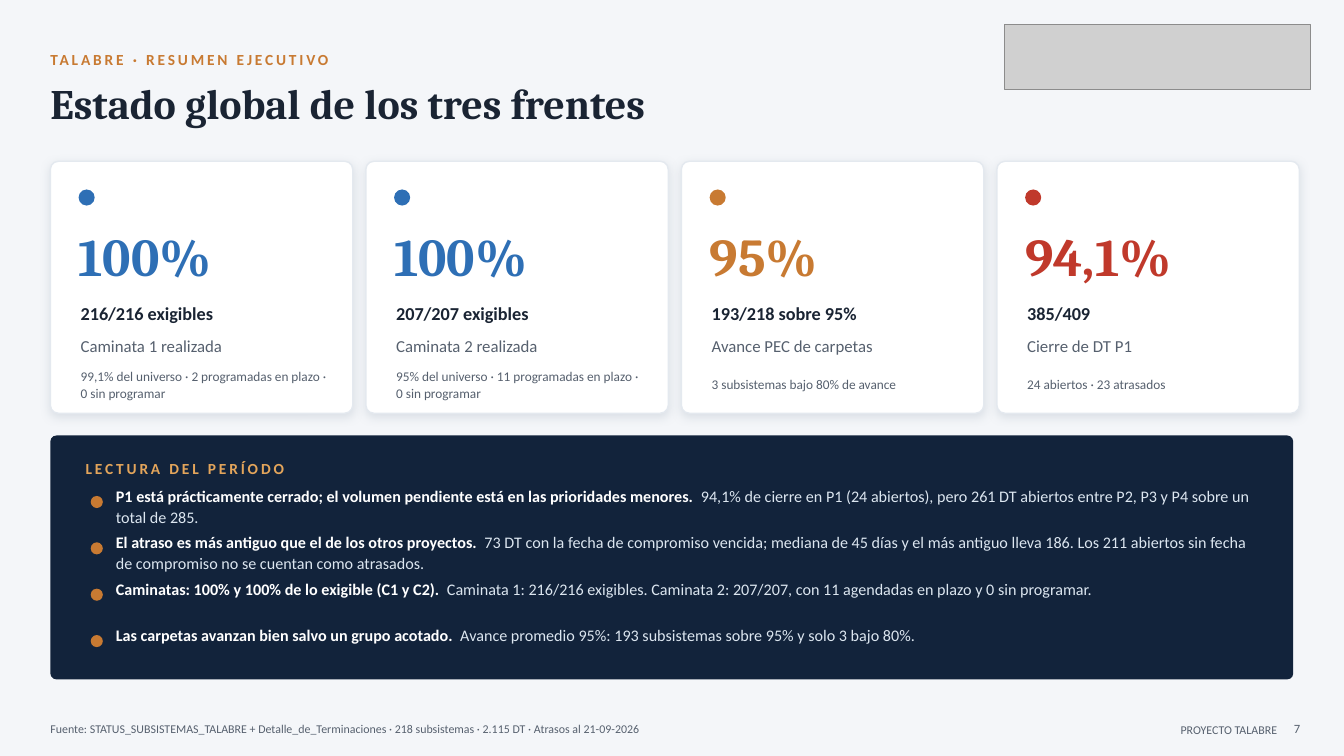
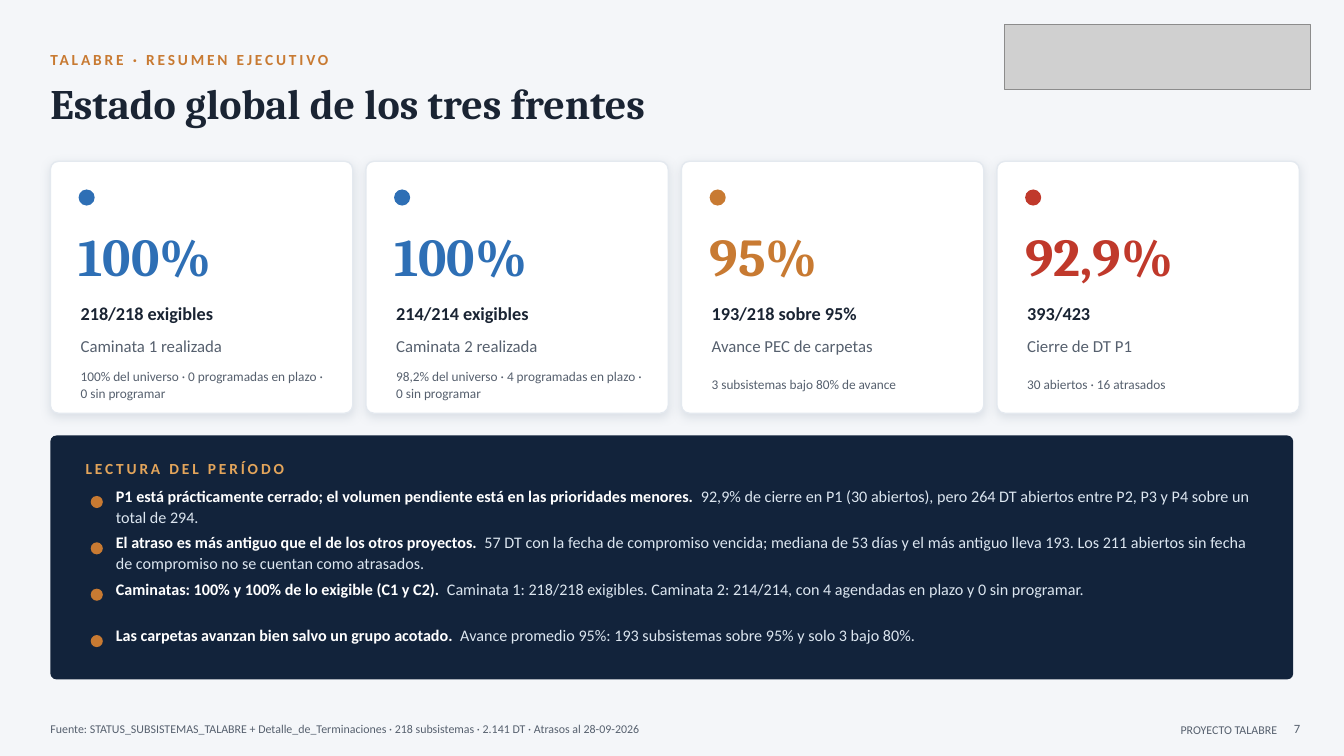
Before and after one commit to tdkvalex/Dashboard-HSEQ, a slide deck: slide 7 of panel_control_TOP_P1/Panel_Control_TOP_P1.pptx. Drawn at 1344x756 pixels with LibreOffice and Linux fonts; fonts in the diff are those of the drawing; grey boxes stand for pictures. Boxes give left, top, right and bottom in pixels: in the first picture for what was removed or moved away, otherwise in the second. Text is boxed around its words. In the diff, an @@ line names an element or a change of style, - is before the commit and + after.

```diff
--- a/panel_control_TOP_P1/Panel_Control_TOP_P1.pptx
+++ b/panel_control_TOP_P1/Panel_Control_TOP_P1.pptx
@@ text at <box>1025,240,1173,284</box>: text changed @@
-94,1%
+92,9%
@@ text at <box>81,307,213,323</box>: text changed @@
-216/216 exigibles
+218/218 exigibles
@@ text at <box>396,307,528,323</box>: text changed @@
-207/207 exigibles
+214/214 exigibles
@@ text at <box>1027,307,1090,321</box>: text changed @@
-385/409
+393/423
@@ text at <box>81,372,316,401</box>: text changed @@
-99,1% del universo · 2 programadas en plazo · 0 sin programar
+100% del universo · 0 programadas en plazo · 0 sin programar
@@ text at <box>396,372,635,401</box>: text changed @@
-95% del universo · 11 programadas en plazo · 0 sin programar
+98,2% del universo · 4 programadas en plazo · 0 sin programar
@@ text at <box>1027,380,1165,389</box>: text changed @@
-24 abiertos · 23 atrasados
+30 abiertos · 16 atrasados
@@ text at <box>116,490,1249,523</box>: text changed @@
-P1 está prácticamente cerrado; el volumen pendiente está en las prioridades menores. 94,1% de cierre en P1 (24 abiertos), pero 261 DT abiertos entre P2, P3 y P4 sobre un total de 285.
+P1 está prácticamente cerrado; el volumen pendiente está en las prioridades menores. 92,9% de cierre en P1 (30 abiertos), pero 264 DT abiertos entre P2, P3 y P4 sobre un total de 294.
@@ text at <box>116,536,1246,572</box>: text changed @@
-El atraso es más antiguo que el de los otros proyectos. 73 DT con la fecha de compromiso vencida; mediana de 45 días y el más antiguo lleva 186. Los 211 abiertos sin fecha de compromiso no se cuentan como atrasados.
+El atraso es más antiguo que el de los otros proyectos. 57 DT con la fecha de compromiso vencida; mediana de 53 días y el más antiguo lleva 193. Los 211 abiertos sin fecha de compromiso no se cuentan como atrasados.
@@ text at <box>116,583,1084,598</box>: text changed @@
-Caminatas: 100% y 100% de lo exigible (C1 y C2). Caminata 1: 216/216 exigibles. Caminata 2: 207/207, con 11 agendadas en plazo y 0 sin programar.
+Caminatas: 100% y 100% de lo exigible (C1 y C2). Caminata 1: 218/218 exigibles. Caminata 2: 214/214, con 4 agendadas en plazo y 0 sin programar.
@@ text at <box>50,725,640,735</box>: text changed @@
-Fuente: STATUS_SUBSISTEMAS_TALABRE + Detalle_de_Terminaciones · 218 subsistemas · 2.115 DT · Atrasos al 21-09-2026
+Fuente: STATUS_SUBSISTEMAS_TALABRE + Detalle_de_Terminaciones · 218 subsistemas · 2.141 DT · Atrasos al 28-09-2026
```
Also in this commit, not shown: 4 other slides changed, 3 other files.
